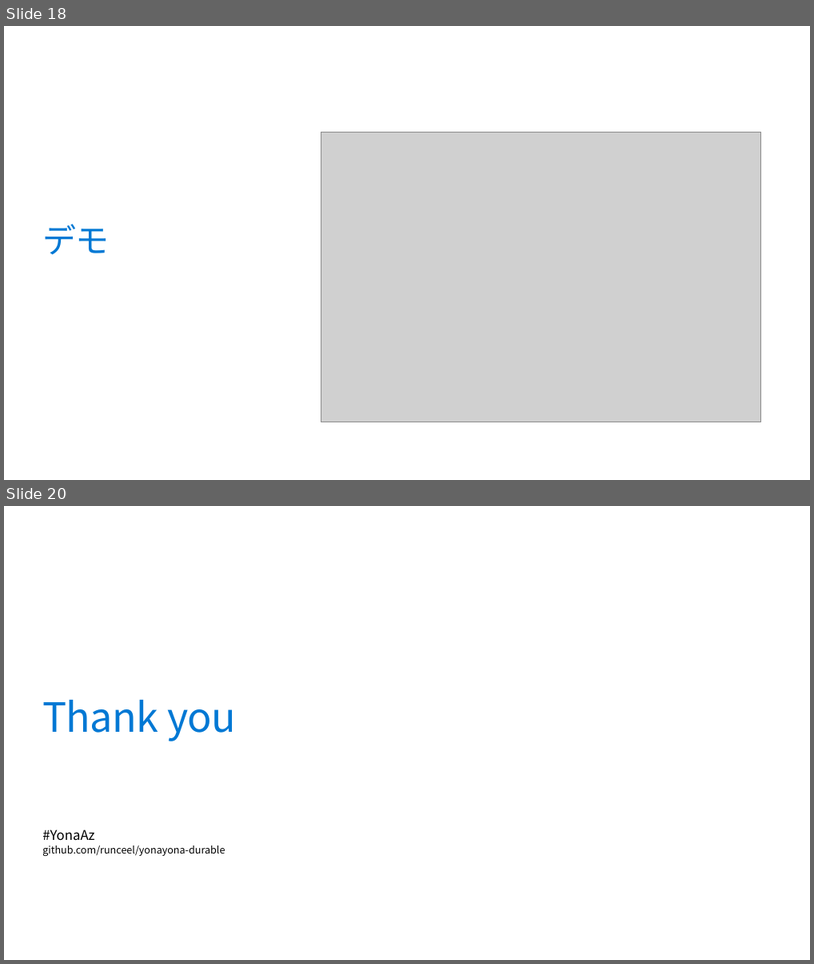
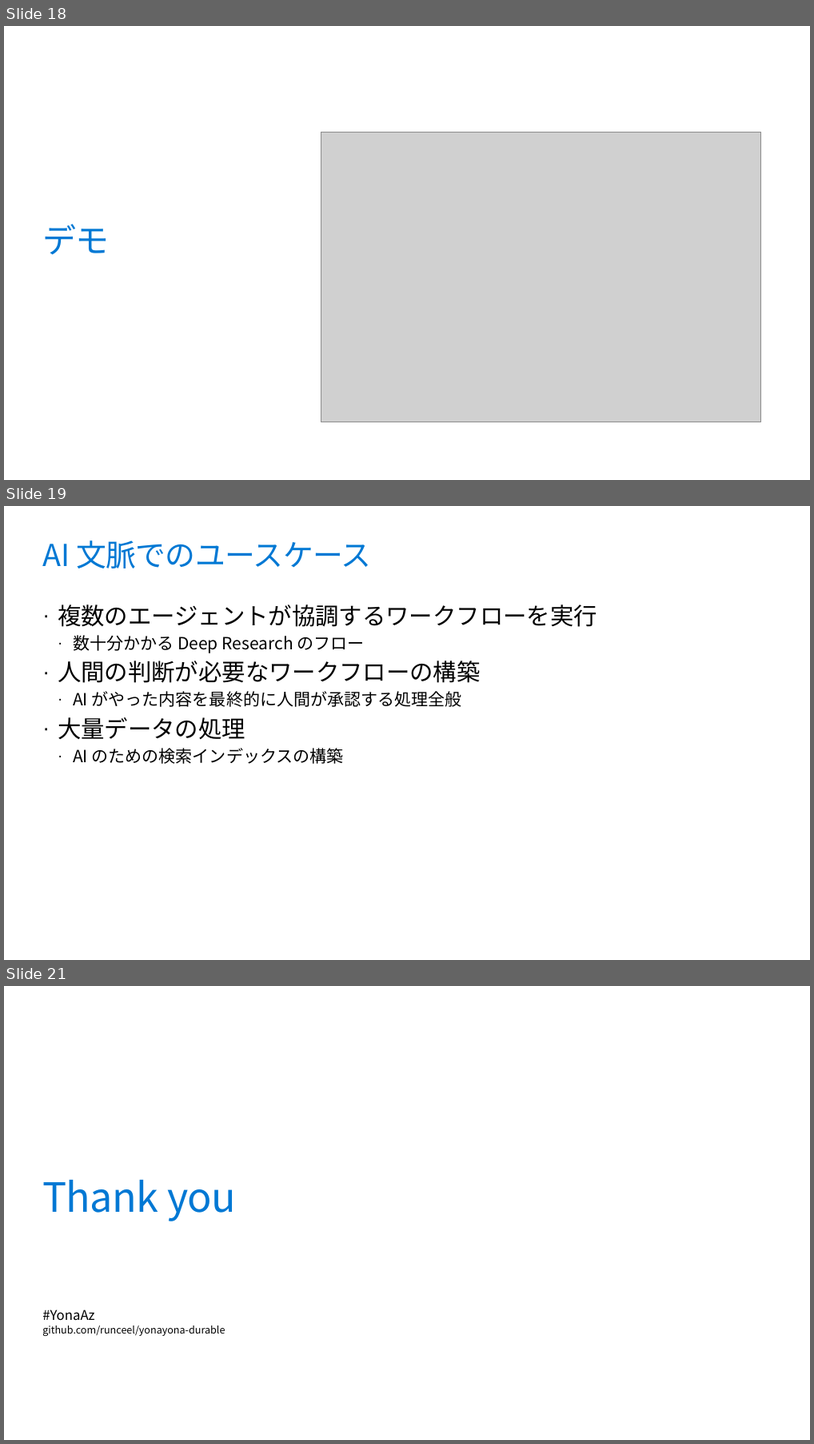
Before and after one commit to runceel/yonayona-durable, a slide deck: slides/slides.pptx. Shown one above the other, each under a label of ours: slides 18 and 20 before the commit, slides 18, 19 and 21 after it; the slides between them are not shown. The pictures are 814x964 and 814x1444 pixels, drawn with LibreOffice and Linux fonts; fonts in the diff are those of the drawing; grey boxes stand for pictures; background and template pictures are left out. Boxes give left, top, right and bottom in pixels: in the first picture for what was removed or moved away, otherwise in the second. Text is boxed around its words. In the diff, an @@ line names an element or a change of style, - is before the commit and + after.

Commit message:
slides.pptxを更新
slides.pptxファイルにバイナリレベルの変更を加えました。具体的な内容は差分からは不明ですが、プレゼンテーション資料に何らかの修正または更新が行われています。

```diff
--- a/slides/slides.pptx
+++ b/slides/slides.pptx
@@ slide 19 added at <box>4,506,810,960</box>, background #FFFFFF @@
@@ title added at <box>43,540,371,568</box>, 36 pt, text #0078D4 @@
+AI 文脈でのユースケース
@@ text added at <box>58,604,598,764</box>, 20 pt, text #000000 @@
+· 複数のエージェントが協調するワークフローを実行
+  · 数十分かかる Deep Research のフロー
+· 人間の判断が必要なワークフローの構築
+  · AI がやった内容を最終的に人間が承認する処理全般
+· 大量データの処理
+  · AI のための検索インデックスの構築
@@ what was slide 20 is now slide 21 @@
```
Also in this commit, not shown: 5 slides changed, 1 other slide added, 1 slide removed.
